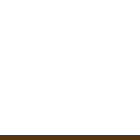
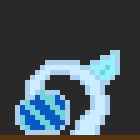
Revision of a layered 140x140 image; what changed, layer by layer:
added group "Space Watermelon" with 4 layers above "Space Onion" over bbox(15, 50, 120, 135)
added layer "Watermelon 4" in group "Space Watermelon" over bbox(15, 50, 120, 135)
showed "Layer 0" over bbox(0, 0, 140, 135)
